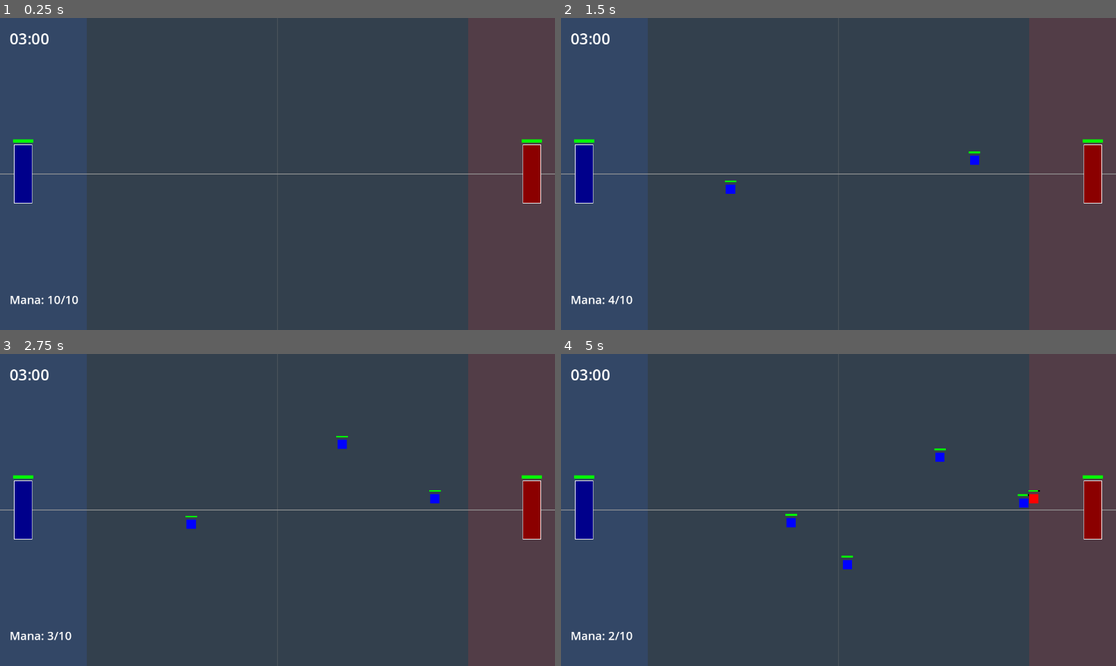
Above: before the commit, frames 1-4 (two rows, left to right).
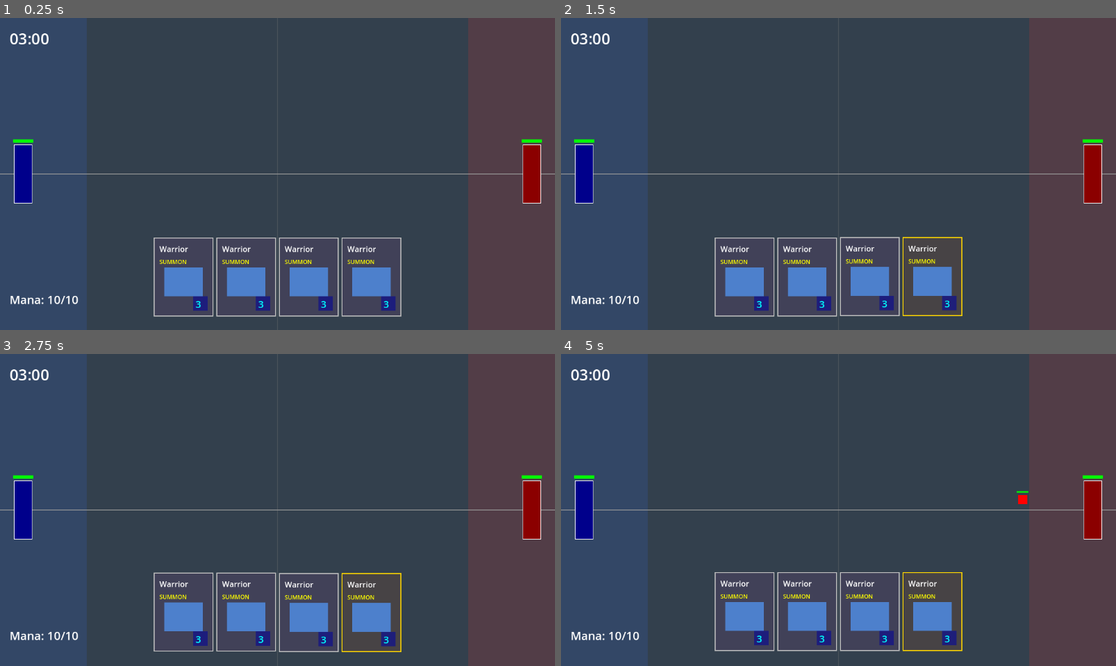
Above: after the commit, the same moments.

Repository: amari-charles/project-summoner
Game: Godot game, scene res://scenes/battlefield/test_game.tscn
The game is run twice, just before and just after one commit, with the same random seed, the same clock (stepped at 60 frames per second) and the same inputs.
Inputs (mouse positions are in pixels of both pictures, inside the frame that each line leads up to):
- Up to frame 1 (0.25 s): no input
- Up to frame 2 (1.5 s): tap Enter at 0.5 s; move the mouse to (960, 158) at 0.52 s; tap 1 at 0.6 s; click (960, 158) at 0.67 s; tap 4 at 0.8 s; drag from (727, 189) to (810, 236) at 1.27 s
- Up to frame 3 (2.75 s): move the mouse to (333, 441) at 2.02 s; tap 1 at 2.1 s; click (333, 441) at 2.17 s; tap 4 at 2.3 s
- Up to frame 4 (5 s): drag from (810, 572) to (672, 463) at 2.77 s; move the mouse to (1005, 556) at 3.52 s; tap 1 at 3.6 s; click (1005, 556) at 3.67 s; tap 4 at 3.8 s; tap Space at 4.25 s; drag from (672, 463) to (755, 432) at 4.27 s

The runs differ from the first frame. In frame 1, 4.4% of the frame differs, in the area x 27-73%, y 70-96%; in frame 2, 4.7%; in frame 3, 4.7%; in frame 4, 4.9%, in the area x 8-87%, y 30-96%.

Commit message:
Implement drag-and-drop hand UI with animations (#1)
* Implement drag-and-drop card system

- Created HandUI with draggable card displays at bottom of screen
- Added BattlefieldDropZone for drop validation and card playing
- Removed click-to-play system (drag-only now)
- Fixed CardDisplay sizing issue (explicit size + MOUSE_FILTER_STOP)
- Made HandUI block battlefield clicks to prevent accidental spawns
- Cards deselect after playing
- Added card_drawn signal to Summoner
- Created .claude/claude.md with backwards compatibility policy

HandUI features:
- Visual card display with name, type, mana cost
- Cards show availability based on mana (grayed when unaffordable)
- Number keys 1-4 select cards for visual highlighting
- Drag prevention when insufficient mana

Drop zone features:
- Full-screen drop area with validation
- Screen-to-world coordinate conversion with camera zoom support
- Mana cost validation before drop

🤖 Generated with [Claude Code](https://claude.com/claude-code)

Co-Authored-By: Claude <noreply@anthropic.com>

* Add Hearthstone-style card animations

Implemented polished card animations for HandUI:
- Hover effect: Cards rise 30px and scale to 1.15x with smooth cubic easing
- Idle bobbing: Cards gently float up/down with 3px amplitude, staggered start
- Glow effects: Playable cards pulse gold, bright gold on hover
- Fixed pulse restart issue: Added was_recently_hovered flag to prevent pulse from restarting after hover

Animation details:
- TRANS_CUBIC + EASE_OUT for responsive hover (0.2s)
- TRANS_SINE + EASE_IN_OUT for smooth bobbing (2s cycle)
- Cards properly kill tweens to prevent conflicts
- Hover raises z-index to appear above other cards
- Deselect all cards after playing (selected_card_index = -1)

🤖 Generated with [Claude Code](https://claude.com/claude-code)

Co-Authored-By: Claude <noreply@anthropic.com>

---------

Co-authored-by: Claude <noreply@anthropic.com>

Diff:
--- a/scenes/battlefield/test_game.tscn
+++ b/scenes/battlefield/test_game.tscn
@@ -11,6 +11,8 @@
 [ext_resource type="Script" uid="uid://er3rhu64om6j" path="res://scripts/ui/game_ui.gd" id="5_ui"]
 [ext_resource type="Script" uid="uid://bw75v3ykwts7e" path="res://scripts/core/player_input.gd" id="6_pjcp8"]
 [ext_resource type="Script" path="res://scripts/core/player_camera.gd" id="7_camera"]
+[ext_resource type="Script" path="res://scripts/ui/hand_ui.gd" id="8_hand_ui"]
+[ext_resource type="Script" path="res://scripts/ui/battlefield_drop_zone.gd" id="9_drop_zone"]
 
 [node name="TestGame" type="Node2D"]
 script = ExtResource("2_game_controller")
@@ -51,6 +53,14 @@
 [node name="UI" type="CanvasLayer" parent="."]
 script = ExtResource("5_ui")
 
+[node name="BattlefieldDropZone" type="Control" parent="UI"]
+anchors_preset = 15
+anchor_right = 1.0
+anchor_bottom = 1.0
+grow_horizontal = 2
+grow_vertical = 2
+script = ExtResource("9_drop_zone")
+
 [node name="TimerLabel" type="Label" parent="UI"]
 offset_left = 20.0
 offset_top = 20.0
@@ -89,3 +99,17 @@
 text = "GAME OVER"
 horizontal_alignment = 1
 vertical_alignment = 1
+
+[node name="HandUI" type="Control" parent="UI"]
+anchors_preset = 7
+anchor_left = 0.5
+anchor_top = 1.0
+anchor_right = 0.5
+anchor_bottom = 1.0
+offset_left = -400.0
+offset_top = -200.0
+offset_right = 400.0
+offset_bottom = -20.0
+grow_horizontal = 2
+grow_vertical = 0
+script = ExtResource("8_hand_ui")
--- a/scripts/core/player_input.gd
+++ b/scripts/core/player_input.gd
@@ -6,7 +6,7 @@
 @export var summoner: Summoner
 @export var test_card_scene: PackedScene  # For testing without a full deck
 
-var current_selected_card: int = 0
+var hand_ui: HandUI
 
 func _ready() -> void:
 	if summoner == null:
@@ -15,50 +15,29 @@
 		if summoner == null:
 			push_error("PlayerInput: Could not find parent Summoner!")
 
+	# Find HandUI
+	await get_tree().process_frame  # Wait for UI to be ready
+	hand_ui = get_tree().get_first_node_in_group("hand_ui")
+	if not hand_ui:
+		# Try to find it manually
+		var ui_layer = get_tree().get_first_node_in_group("game_ui")
+		if ui_layer:
+			hand_ui = ui_layer.get_node_or_null("HandUI")
+
+	if hand_ui:
+		hand_ui.card_selected.connect(_on_hand_card_selected)
+		print("PlayerInput: Connected to HandUI")
+	else:
+		push_warning("PlayerInput: Could not find HandUI")
+
 func _input(event: InputEvent) -> void:
-	if event is InputEventMouseButton:
-		if event.button_index == MOUSE_BUTTON_LEFT and event.pressed:
-			_handle_spawn_click(event.position)
-		elif event.button_index == MOUSE_BUTTON_RIGHT and event.pressed:
-			_cycle_card()
-
-	# Number keys to select card in hand (1-4)
+	# Number keys to select card in hand (1-4) for visual highlighting
 	if event is InputEventKey and event.pressed:
 		if event.keycode >= KEY_1 and event.keycode <= KEY_4:
 			var card_index = event.keycode - KEY_1
-			if card_index < summoner.hand.size():
-				current_selected_card = card_index
-				print("Selected card: ", summoner.hand[card_index].card_name)
+			if hand_ui and card_index < summoner.hand.size():
+				hand_ui.select_card_by_index(card_index)
 
-## Handle left click to spawn unit
-func _handle_spawn_click(screen_pos: Vector2) -> void:
-	if summoner == null or not summoner.is_alive:
-		return
-
-	# Get world position from screen position (accounting for camera zoom and position)
-	var camera = get_viewport().get_camera_2d()
-	var world_pos = screen_pos
-	if camera:
-		var viewport_center = get_viewport().get_visible_rect().size / 2
-		var offset_from_center = (screen_pos - viewport_center) / camera.zoom
-		world_pos = camera.global_position + offset_from_center
-
-	# Try to play the currently selected card
-	if summoner.hand.size() > current_selected_card:
-		var success = summoner.play_card(current_selected_card, world_pos)
-		if success:
-			print("Played card at: ", world_pos)
-			# Reset to first card
-			current_selected_card = 0
-		else:
-			print("Cannot play card - not enough mana")
-	else:
-		print("No cards in hand!")
-
-## Cycle through cards with right click
-func _cycle_card() -> void:
-	if summoner == null or summoner.hand.is_empty():
-		return
-
-	current_selected_card = (current_selected_card + 1) % summoner.hand.size()
-	print("Selected card: ", summoner.hand[current_selected_card].card_name)
+## Called when card is selected in HandUI
+func _on_hand_card_selected(index: int) -> void:
+	print("PlayerInput: Card %d selected from HandUI" % index)
--- a/scripts/core/summoner.gd
+++ b/scripts/core/summoner.gd
@@ -25,6 +25,7 @@
 ## Signals
 signal summoner_died(summoner: Summoner)
 signal card_played(card: Card)
+signal card_drawn(card: Card)
 signal mana_changed(current: float, max: float)
 signal hand_changed(hand: Array[Card])
 
@@ -69,6 +70,7 @@
 
 	var card = deck.pop_front()
 	hand.append(card)
+	card_drawn.emit(card)
 	hand_changed.emit(hand)
 
 ## Play a card from hand at the given position
--- /dev/null
+++ b/scripts/ui/battlefield_drop_zone.gd
@@ -0,0 +1,93 @@
+extends Control
+class_name BattlefieldDropZone
+
+## Drop zone overlay for the battlefield that handles card drops
+
+var summoner: Summoner
+var camera: Camera2D
+
+func _ready() -> void:
+	# Find player summoner
+	var summoners = get_tree().get_nodes_in_group("summoners")
+	for node in summoners:
+		if node is Summoner and node.team == Unit.Team.PLAYER:
+			summoner = node
+			break
+
+	if not summoner:
+		push_error("BattlefieldDropZone: Could not find player Summoner!")
+
+	# Find camera
+	camera = get_viewport().get_camera_2d()
+	if not camera:
+		push_error("BattlefieldDropZone: Could not find camera!")
+
+	# STOP filter is needed to receive drop events, but we're behind HandUI
+	# so HandUI will receive mouse events in its area first
+	mouse_filter = Control.MOUSE_FILTER_STOP
+
+	print("BattlefieldDropZone: Ready and waiting for drops")
+
+## Check if we can drop the card here
+func _can_drop_data(at_position: Vector2, data: Variant) -> bool:
+	print("BattlefieldDropZone: _can_drop_data called at ", at_position)
+
+	# Validate drop data
+	if not data is Dictionary:
+		print("BattlefieldDropZone: Data is not Dictionary")
+		return false
+
+	if not data.has("card_index") or not data.has("card") or not data.has("source"):
+		return false
+
+	if data.source != "hand":
+		return false
+
+	# Check if we have a summoner
+	if not summoner or not summoner.is_alive:
+		return false
+
+	# Get the card
+	var card_index: int = data.card_index
+	if card_index < 0 or card_index >= summoner.hand.size():
+		return false
+
+	var card: Card = data.card
+
+	# Check if we can afford it
+	if summoner.mana < card.mana_cost:
+		return false
+
+	# Valid drop
+	return true
+
+## Handle the card drop
+func _drop_data(at_position: Vector2, data: Variant) -> void:
+	if not _can_drop_data(at_position, data):
+		return
+
+	# Convert screen position to world position
+	var world_pos = _screen_to_world(at_position)
+
+	# Play the card
+	var card_index: int = data.card_index
+	var success = summoner.play_card(card_index, world_pos)
+
+	if success:
+		print("BattlefieldDropZone: Played card at ", world_pos)
+	else:
+		print("BattlefieldDropZone: Failed to play card")
+
+## Convert screen coordinates to world coordinates
+func _screen_to_world(screen_pos: Vector2) -> Vector2:
+	if not camera:
+		return screen_pos
+
+	# Get viewport center
+	var viewport_center = get_viewport().get_visible_rect().size / 2
+
+	# Calculate offset from center accounting for zoom
+	var offset_from_center = (screen_pos - viewport_center) / camera.zoom
+
+	# Add to camera position
+	return camera.global_position + offset_from_center
--- /dev/null
+++ b/scripts/ui/hand_ui.gd
@@ -0,0 +1,488 @@
+extends Control
+class_name HandUI
+
+## Displays player's hand of cards at bottom of screen
+## Shows card name, cost, and availability based on mana
+
+const CARD_WIDTH = 120
+const CARD_HEIGHT = 160
+const CARD_SPACING = 10
+
+## Inner class for draggable card displays
+class CardDisplay extends Control:
+	var card: Card
+	var card_index: int
+	var hand_ui: HandUI
+
+	# Animation state
+	var hover_tween: Tween
+	var idle_tween: Tween
+	var is_hovered: bool = false
+	var was_recently_hovered: bool = false  # Prevents pulse from restarting immediately
+	var base_position: Vector2
+	var base_scale: Vector2 = Vector2(1.0, 1.0)
+
+	# Animation constants
+	const HOVER_OFFSET = -30.0  # How much card rises (negative = up)
+	const HOVER_SCALE = 1.15    # Scale multiplier when hovered
+	const HOVER_DURATION = 0.2  # Seconds for hover transition
+	const IDLE_BOB_AMOUNT = 3.0 # Pixels to bob up/down
+	const IDLE_BOB_DURATION = 2.0  # Seconds for one bob cycle
+
+	func _ready() -> void:
+		mouse_filter = Control.MOUSE_FILTER_STOP
+		base_position = position
+
+		# Connect hover signals
+		mouse_entered.connect(_on_mouse_entered)
+		mouse_exited.connect(_on_mouse_exited)
+
+		# Stagger idle animation start
+		await get_tree().create_timer(card_index * 0.05).timeout
+		_start_idle_animation()
+
+	## Start dragging this card
+	func _get_drag_data(_at_position: Vector2) -> Variant:
+		print("CardDisplay: _get_drag_data called for card ", card_index)
+
+		if not hand_ui or not hand_ui.summoner:
+			print("CardDisplay: No hand_ui or summoner")
+			return null
+
+		# Check if we can afford this card
+		if hand_ui.summoner.mana < card.mana_cost:
+			print("CardDisplay: Not enough mana (", hand_ui.summoner.mana, " < ", card.mana_cost, ")")
+			return null
+
+		print("CardDisplay: Starting drag for card ", card.card_name)
+
+		# Create drag preview
+		var preview = _create_drag_preview()
+		set_drag_preview(preview)
+
+		# Return drag data
+		return {
+			"card_index": card_index,
+			"card": card,
+			"source": "hand"
+		}
+
+	## Create visual preview while dragging
+	func _create_drag_preview() -> Control:
+		var preview = Control.new()
+
+		# Semi-transparent card background
+		var bg = ColorRect.new()
+		bg.size = Vector2(CARD_WIDTH, CARD_HEIGHT)
+		bg.color = Color(0.2, 0.2, 0.3, 0.7)
+		preview.add_child(bg)
+
+		# Glowing border
+		var border = ColorRect.new()
+		border.size = Vector2(CARD_WIDTH + 4, CARD_HEIGHT + 4)
+		border.position = Vector2(-2, -2)
+		border.color = Color(1.0, 0.8, 0.0, 0.8)
+		border.z_index = -1
+		preview.add_child(border)
+
+		# Card name
+		var name_label = Label.new()
+		name_label.text = card.card_name
+		name_label.position = Vector2(10, 10)
+		name_label.add_theme_font_size_override("font_size", 16)
+		preview.add_child(name_label)
+
+		# Mana cost
+		var cost_label = Label.new()
+		cost_label.text = str(int(card.mana_cost))
+		cost_label.position = Vector2(CARD_WIDTH - 30, CARD_HEIGHT - 35)
+		cost_label.add_theme_font_size_override("font_size", 20)
+		cost_label.add_theme_color_override("font_color", Color.CYAN)
+		preview.add_child(cost_label)
+
+		return preview
+
+	## Allow clicking to select card
+	func _gui_input(event: InputEvent) -> void:
+		if event is InputEventMouseButton:
+			if event.button_index == MOUSE_BUTTON_LEFT and event.pressed:
+				if hand_ui:
+					hand_ui._select_card(card_index)
+
+	## Hover effect - card rises and scales up
+	func _on_mouse_entered() -> void:
+		if is_hovered:
+			return
+		is_hovered = true
+		was_recently_hovered = true
+
+		# Stop idle animation while hovering
+		if idle_tween and idle_tween.is_valid():
+			idle_tween.kill()
+
+		# Stop any pulse glow on the border
+		var border = get_node_or_null("Border") as ColorRect
+		if border and border.has_meta("pulse_tween"):
+			var pulse_tween = border.get_meta("pulse_tween") as Tween
+			if pulse_tween and pulse_tween.is_valid():
+				pulse_tween.kill()
+			border.remove_meta("pulse_tween")
+
+		# Create hover tween
+		if hover_tween and hover_tween.is_valid():
+			hover_tween.kill()
+
+		hover_tween = create_tween()
+		hover_tween.set_parallel(true)
+		hover_tween.set_trans(Tween.TRANS_CUBIC)
+		hover_tween.set_ease(Tween.EASE_OUT)
+
+		# Animate position (rise up)
+		hover_tween.tween_property(self, "position:y", base_position.y + HOVER_OFFSET, HOVER_DURATION)
+
+		# Animate scale
+		hover_tween.tween_property(self, "scale", Vector2(HOVER_SCALE, HOVER_SCALE), HOVER_DURATION)
+
+		# Raise z_index to appear above other cards
+		z_index = 10
+
+		# Update glow if card is playable
+		_update_hover_glow(true)
+
+	## Exit hover - card returns to normal
+	func _on_mouse_exited() -> void:
+		if not is_hovered:
+			return
+		is_hovered = false
+
+		print("CardDisplay: Mouse exited card ", card_index)
+
+		# Create exit tween
+		if hover_tween and hover_tween.is_valid():
+			hover_tween.kill()
+
+		hover_tween = create_tween()
+		hover_tween.set_parallel(true)
+		hover_tween.set_trans(Tween.TRANS_CUBIC)
+		hover_tween.set_ease(Tween.EASE_OUT)
+
+		# Return to base position
+		hover_tween.tween_property(self, "position:y", base_position.y, HOVER_DURATION)
+
+		# Return to normal scale
+		hover_tween.tween_property(self, "scale", base_scale, HOVER_DURATION)
+
+		# Reset z_index
+		hover_tween.finished.connect(func(): z_index = 0)
+
+		# Remove hover glow - set to static non-pulsing color
+		var border = get_node_or_null("Border") as ColorRect
+		if border:
+			var glow_tween = create_tween()
+			glow_tween.set_trans(Tween.TRANS_SINE)
+			glow_tween.set_ease(Tween.EASE_OUT)
+			# Set to gray, not back to pulse
+			glow_tween.tween_property(border, "color", Color.GRAY, 0.15)
+
+		# Restart idle animation after hover ends
+		hover_tween.finished.connect(_start_idle_animation)
+
+	## Subtle floating animation when idle
+	func _start_idle_animation() -> void:
+		if is_hovered:
+			return
+
+		# Kill existing idle tween
+		if idle_tween and idle_tween.is_valid():
+			idle_tween.kill()
+
+		# Create looping bob animation
+		idle_tween = create_tween()
+		idle_tween.set_loops()  # Infinite loop
+		idle_tween.set_trans(Tween.TRANS_SINE)
+		idle_tween.set_ease(Tween.EASE_IN_OUT)
+
+		# Bob up
+		idle_tween.tween_property(self, "position:y", base_position.y - IDLE_BOB_AMOUNT, IDLE_BOB_DURATION / 2.0)
+
+		# Bob down
+		idle_tween.tween_property(self, "position:y", base_position.y + IDLE_BOB_AMOUNT, IDLE_BOB_DURATION / 2.0)
+
+	## Update glow effect based on hover state and playability
+	func _update_hover_glow(active: bool) -> void:
+		var border = get_node_or_null("Border") as ColorRect
+		if not border:
+			return
+
+		# Only glow if card is affordable
+		var can_afford = hand_ui and hand_ui.summoner and hand_ui.summoner.mana >= card.mana_cost
+
+		if not can_afford:
+			return
+
+		var glow_tween = create_tween()
+		glow_tween.set_trans(Tween.TRANS_SINE)
+		glow_tween.set_ease(Tween.EASE_OUT)
+
+		if active:
+			# Bright gold glow on hover
+			glow_tween.tween_property(border, "color", Color(1.0, 0.9, 0.3, 1.0), 0.15)
+		else:
+			# Return to subtle glow or gray
+			glow_tween.tween_property(border, "color", Color(0.8, 0.7, 0.2, 0.6), 0.15)
+
+var summoner: Summoner
+var card_displays: Array[Control] = []
+var selected_card_index: int = -1  # -1 means no selection
+
+signal card_selected(index: int)
+
+func _ready() -> void:
+	add_to_group("hand_ui")
+
+	# Block clicks to battlefield
+	mouse_filter = Control.MOUSE_FILTER_STOP
+
+	# Find player summoner
+	var summoners = get_tree().get_nodes_in_group("summoners")
+	for node in summoners:
+		if node is Summoner and node.team == Unit.Team.PLAYER:
+			summoner = node
+			break
+
+	if not summoner:
+		push_error("HandUI: Could not find player Summoner!")
+		return
+
+	# Connect to summoner signals
+	summoner.card_played.connect(_on_card_played)
+	summoner.card_drawn.connect(_on_card_drawn)
+	summoner.mana_changed.connect(_on_mana_changed)
+
+	# Initial hand display
+	_rebuild_hand_display()
+
+	print("HandUI: Ready with ", summoner.hand.size(), " cards")
+
+func _rebuild_hand_display() -> void:
+	# Clear existing displays
+	for display in card_displays:
+		display.queue_free()
+	card_displays.clear()
+
+	if not summoner or summoner.hand.is_empty():
+		return
+
+	# Create card displays
+	var total_width = summoner.hand.size() * CARD_WIDTH + (summoner.hand.size() - 1) * CARD_SPACING
+	var start_x = (size.x - total_width) / 2
+
+	for i in range(summoner.hand.size()):
+		var card = summoner.hand[i]
+		var card_display = _create_card_display(card, i)
+		card_display.position = Vector2(start_x + i * (CARD_WIDTH + CARD_SPACING), 10)
+		add_child(card_display)
+		card_displays.append(card_display)
+
+	# Highlight selected card
+	_update_selection_visual()
+
+func _create_card_display(card: Card, index: int) -> Control:
+	var container = CardDisplay.new()
+	container.custom_minimum_size = Vector2(CARD_WIDTH, CARD_HEIGHT)
+	container.size = Vector2(CARD_WIDTH, CARD_HEIGHT)
+	container.name = "CardDisplay%d" % index
+	container.card = card
+	container.card_index = index
+	container.hand_ui = self
+
+	# Card background
+	var bg = ColorRect.new()
+	bg.name = "Background"
+	bg.size = Vector2(CARD_WIDTH, CARD_HEIGHT)
+	bg.color = Color(0.2, 0.2, 0.3, 0.9)
+	bg.mouse_filter = Control.MOUSE_FILTER_IGNORE
+	container.add_child(bg)
+
+	# Card border
+	var border = ColorRect.new()
+	border.name = "Border"
+	border.size = Vector2(CARD_WIDTH, CARD_HEIGHT)
+	border.color = Color.GRAY
+	border.z_index = -1
+	border.position = Vector2(-2, -2)
+	border.custom_minimum_size = Vector2(CARD_WIDTH + 4, CARD_HEIGHT + 4)
+	border.mouse_filter = Control.MOUSE_FILTER_IGNORE
+	container.add_child(border)
+
+	# Card name label
+	var name_label = Label.new()
+	name_label.text = card.card_name
+	name_label.position = Vector2(10, 10)
+	name_label.add_theme_font_size_override("font_size", 16)
+	name_label.custom_minimum_size = Vector2(CARD_WIDTH - 20, 0)
+	name_label.autowrap_mode = TextServer.AUTOWRAP_WORD
+	name_label.mouse_filter = Control.MOUSE_FILTER_IGNORE
+	container.add_child(name_label)
+
+	# Card type (icon placeholder)
+	var type_label = Label.new()
+	type_label.text = "SUMMON" if card.card_type == Card.CardType.SUMMON else "SPELL"
+	type_label.position = Vector2(10, 40)
+	type_label.add_theme_font_size_override("font_size", 12)
+	type_label.add_theme_color_override("font_color", Color.YELLOW)
+	type_label.mouse_filter = Control.MOUSE_FILTER_IGNORE
+	container.add_child(type_label)
+
+	# Unit icon (colored rect for now)
+	if card.card_type == Card.CardType.SUMMON and card.unit_scene:
+		var icon = ColorRect.new()
+		icon.size = Vector2(80, 60)
+		icon.position = Vector2(20, 60)
+		icon.color = Color(0.3, 0.5, 0.8)
+		icon.mouse_filter = Control.MOUSE_FILTER_IGNORE
+		container.add_child(icon)
+
+	# Mana cost
+	var cost_bg = ColorRect.new()
+	cost_bg.size = Vector2(30, 30)
+	cost_bg.position = Vector2(CARD_WIDTH - 40, CARD_HEIGHT - 40)
+	cost_bg.color = Color(0.1, 0.1, 0.5, 0.9)
+	cost_bg.mouse_filter = Control.MOUSE_FILTER_IGNORE
+	container.add_child(cost_bg)
+
+	var cost_label = Label.new()
+	cost_label.name = "CostLabel"
+	cost_label.text = str(int(card.mana_cost))
+	cost_label.position = Vector2(CARD_WIDTH - 35, CARD_HEIGHT - 38)
+	cost_label.add_theme_font_size_override("font_size", 20)
+	cost_label.add_theme_color_override("font_color", Color.CYAN)
+	cost_label.mouse_filter = Control.MOUSE_FILTER_IGNORE
+	container.add_child(cost_label)
+
+	return container
+
+func _select_card(index: int) -> void:
+	if index < 0 or index >= summoner.hand.size():
+		return
+
+	selected_card_index = index
+	_update_selection_visual()
+	card_selected.emit(index)
+	print("HandUI: Selected card %d: %s" % [index, summoner.hand[index].card_name])
+
+func _update_selection_visual() -> void:
+	for i in range(card_displays.size()):
+		if i >= card_displays.size():
+			continue
+
+		var display = card_displays[i] as CardDisplay
+		if not display:
+			continue
+
+		var border = display.get_node_or_null("Border") as ColorRect
+
+		if i == selected_card_index:
+			if border:
+				border.color = Color.GOLD
+		else:
+			if border:
+				# Will be updated by _update_availability for playable cards
+				border.color = Color.GRAY
+
+func _update_availability() -> void:
+	if not summoner:
+		return
+
+	for i in range(card_displays.size()):
+		if i >= summoner.hand.size():
+			continue
+
+		var card = summoner.hand[i]
+		var display = card_displays[i] as CardDisplay
+		if not display:
+			continue
+
+		var bg = display.get_node_or_null("Background") as ColorRect
+		var border = display.get_node_or_null("Border") as ColorRect
+
+		# Check affordability
+		var can_afford = summoner.mana >= card.mana_cost
+
+		if can_afford:
+			# Playable: bright background
+			if bg:
+				bg.color = Color(0.2, 0.2, 0.3, 0.9)
+				bg.modulate = Color.WHITE
+
+			# Start subtle glow pulse on border (unless selected, hovered, or was recently hovered)
+			if border and not display.is_hovered and not display.was_recently_hovered and i != selected_card_index:
+				_create_glow_pulse(border)
+		else:
+			# Unaffordable: gray out
+			if bg:
+				bg.color = Color(0.15, 0.15, 0.2, 0.9)
+				bg.modulate = Color(0.6, 0.6, 0.6)
+
+			# Remove glow and kill pulse tween
+			if border and i != selected_card_index:
+				# Kill pulse tween if it exists
+				if border.has_meta("pulse_tween"):
+					var pulse_tween = border.get_meta("pulse_tween") as Tween
+					if pulse_tween and pulse_tween.is_valid():
+						pulse_tween.kill()
+					border.remove_meta("pulse_tween")
+				border.color = Color.GRAY
+
+## Create pulsing glow effect for playable cards
+func _create_glow_pulse(border: ColorRect) -> void:
+	# Don't create if already pulsing
+	if border.has_meta("pulse_tween"):
+		var existing = border.get_meta("pulse_tween") as Tween
+		if existing and existing.is_valid():
+			return  # Already pulsing
+
+	# Kill any existing tween on this border first
+	if border.has_meta("pulse_tween"):
+		var old_tween = border.get_meta("pulse_tween") as Tween
+		if old_tween and old_tween.is_valid():
+			old_tween.kill()
+
+	# Store tween reference on the border node
+	var pulse_tween = border.create_tween()
+	border.set_meta("pulse_tween", pulse_tween)
+
+	pulse_tween.set_loops()
+	pulse_tween.set_trans(Tween.TRANS_SINE)
+	pulse_tween.set_ease(Tween.EASE_IN_OUT)
+
+	# Pulse between dim and bright gold
+	var dim_gold = Color(0.8, 0.7, 0.2, 0.4)
+	var bright_gold = Color(1.0, 0.9, 0.3, 0.8)
+
+	pulse_tween.tween_property(border, "color", bright_gold, 1.0)
+	pulse_tween.tween_property(border, "color", dim_gold, 1.0)
+
+func _on_card_played(_card: Card) -> void:
+	# Deselect after playing - no card should be selected
+	selected_card_index = -1
+	_rebuild_hand_display()
+
+func _on_card_drawn(_card: Card) -> void:
+	_rebuild_hand_display()
+
+func _on_mana_changed(_current: float, _maximum: float) -> void:
+	_update_availability()
+
+func get_selected_card_index() -> int:
+	return selected_card_index
+
+func select_next_card() -> void:
+	if summoner.hand.is_empty():
+		return
+	selected_card_index = (selected_card_index + 1) % summoner.hand.size()
+	_update_selection_visual()
+	card_selected.emit(selected_card_index)
+
+func select_card_by_index(index: int) -> void:
+	_select_card(index)
Not shown: 1 places in scenes/battlefield/test_game.tscn that only renumber resources
Not shown, added: scripts/ui/battlefield_drop_zone.gd.uid
Not shown, added: scripts/ui/hand_ui.gd.uid
Not shown, added: .claude/claude.md
